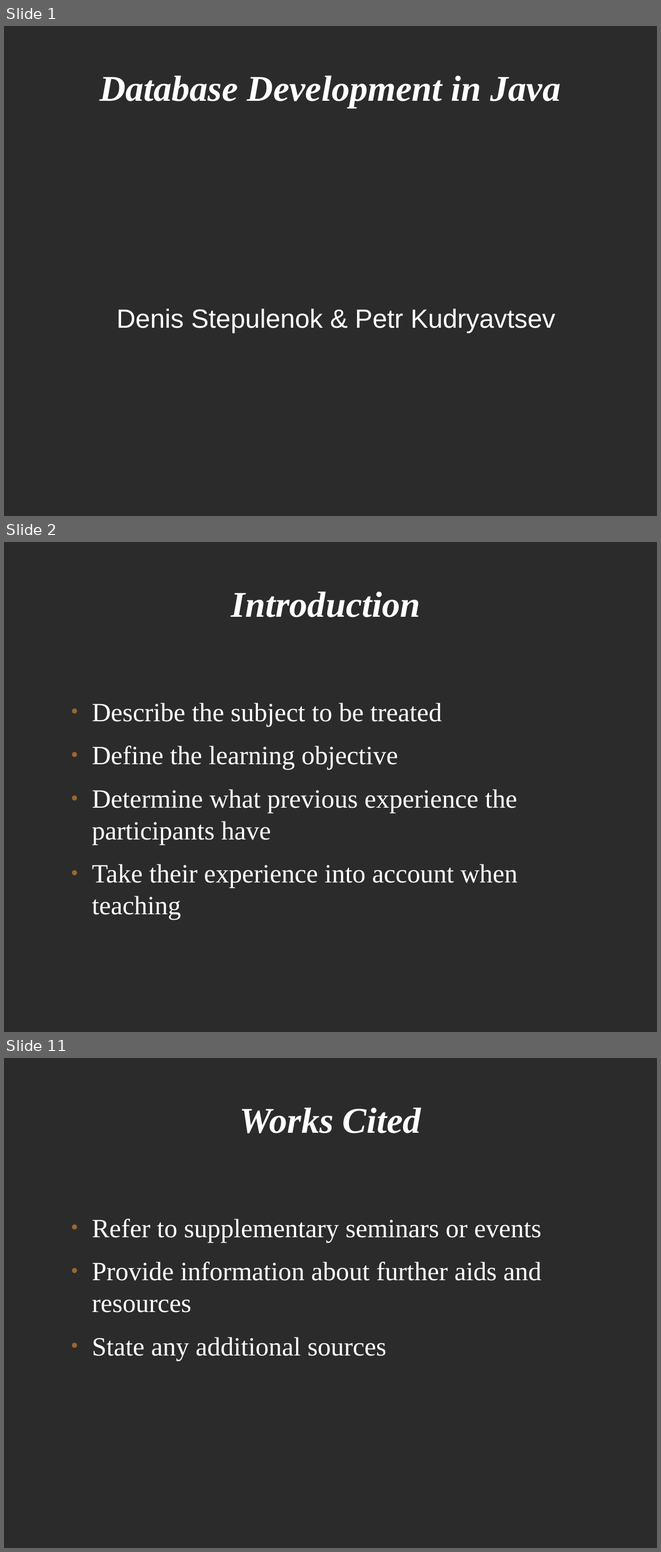
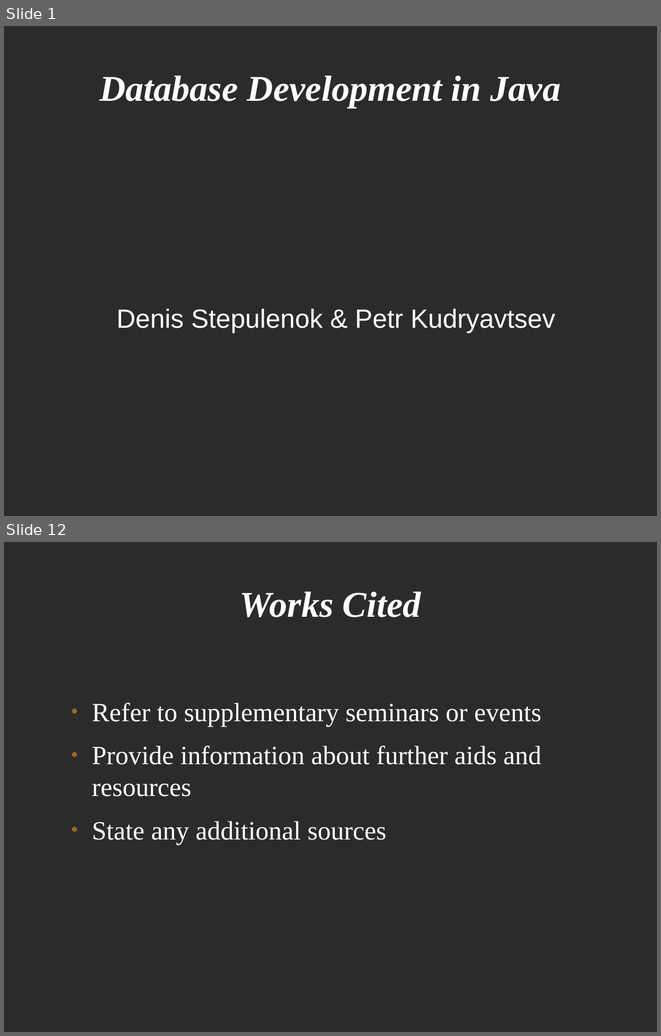
Before and after one commit to levelp/java, a slide deck: Java Databases.odp. Shown one above the other, each under a label of ours: slides 1, 2 and 11 before the commit, slides 1 and 12 after it; the slides between them are not shown. The pictures are 661x1552 and 661x1036 pixels, drawn with LibreOffice and Linux fonts; fonts in the diff are those of the drawing; background and template pictures are left out; a plain dark background stands for a picture behind light text. Boxes give left, top, right and bottom in pixels: in the first picture for what was removed or moved away, otherwise in the second. Text is boxed around its words. In the diff, an @@ line names an element or a change of style, - is before the commit and + after.

```diff
--- a/Java Databases.odp
+++ b/Java Databases.odp
@@ slide 2 removed at [4,542,657,1032], background picture (left out) @@
@@ title removed at [231,591,421,617] @@
-Introduction
@@ text removed at [92,703,518,919] @@
-● Describe the subject to be treated
-● Define the learning objective
-● Determine what previous experience the participants have
-● Take their experience into account when teaching
@@ what was slide 11 is now slide 12 @@
```
Also in this commit, not shown: 10 slides added, 8 other slides removed, 1 other file.
